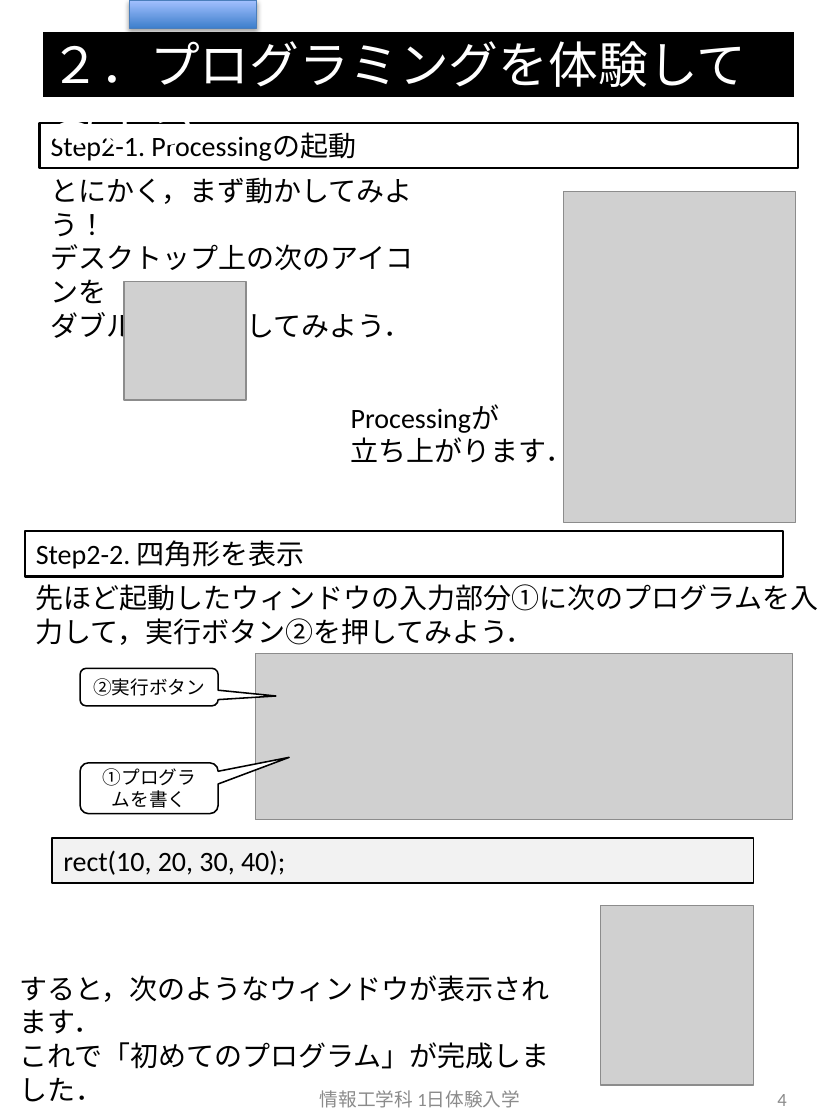
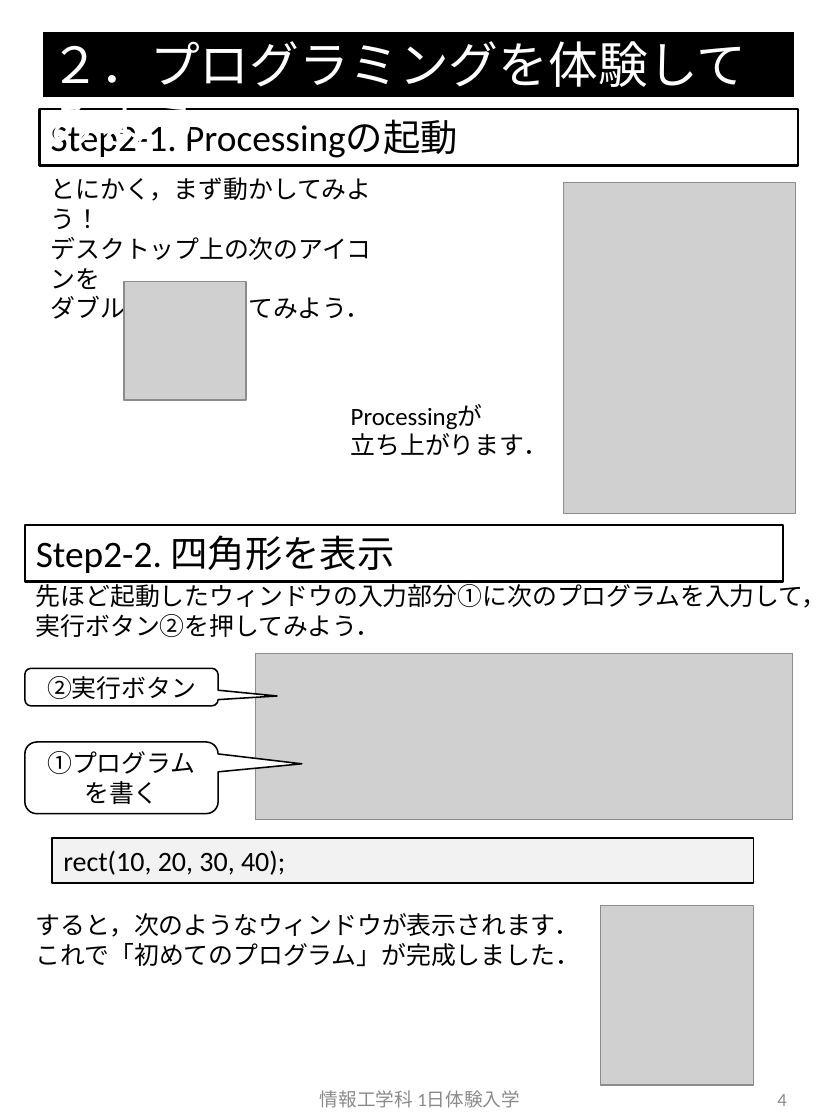
Before and after one commit to crotsu/ShootingGame_Taiken, a slide deck: slide 4 of Document/body.pptx. Drawn at 840x1120 pixels with LibreOffice and Linux fonts; fonts in the diff are those of the drawing; grey boxes stand for pictures. Boxes give left, top, right and bottom in pixels: in the first picture for what was removed or moved away, otherwise in the second. Text is boxed around its words. In the diff, an @@ line names an element or a change of style, - is before the commit and + after.

Commit message:
コンテンツを修正

```diff
--- a/Document/body.pptx
+++ b/Document/body.pptx
@@ rectangle removed at bbox=[129, 0, 256, 28] @@
@@ rectangle "Step2-1. Processingの起動" at bbox=[39, 109, 797, 165]: size 18 to 24 pt @@
@@ rectangle "Step2-1. Processingの起動": place and size @@
-rectangle "Step2-1. Processingの起動" at bbox=[39, 123, 797, 168]
+rectangle "Step2-1. Processingの起動" at bbox=[39, 109, 797, 165]
@@ picture: place and size @@
-picture at bbox=[563, 192, 795, 522]
+picture at bbox=[563, 183, 795, 513]
@@ rectangle "Step2-2. 四角形を表示": place and size @@
-rectangle "Step2-2. 四角形を表示" at bbox=[25, 531, 783, 576]
+rectangle "Step2-2. 四角形を表示" at bbox=[25, 525, 783, 581]
@@ rectangle "Step2-2. 四角形を表示" at bbox=[25, 525, 783, 581]: size 18 to 24 pt @@
@@ rounded speech box "②実行ボタン": place and size @@
-rounded speech box "②実行ボタン" at bbox=[80, 669, 217, 707]
+rounded speech box "②実行ボタン" at bbox=[25, 669, 218, 707]
@@ rounded speech box "②実行ボタン" at bbox=[25, 669, 218, 707]: size 12 to 16 pt; proportions changed @@
@@ rounded speech box "①プログラムを書く" at bbox=[25, 741, 218, 813]: size 12 to 16 pt; proportions changed @@
@@ rounded speech box "①プログラムを書く": place and size @@
-rounded speech box "①プログラムを書く" at bbox=[80, 763, 217, 813]
+rounded speech box "①プログラムを書く" at bbox=[25, 741, 218, 813]
@@ size 18 to 16 pt in 4 elements at bbox=[36, 579, 827, 637], bbox=[351, 404, 548, 455], bbox=[51, 177, 372, 324], bbox=[36, 913, 580, 966] @@
@@ text "すると，次のようなウィンドウが表示されます．": place and size @@
-text "すると，次のようなウィンドウが表示されます．" at bbox=[19, 975, 550, 1102]
+text "すると，次のようなウィンドウが表示されます．" at bbox=[36, 913, 580, 966]
```
Also in this commit, not shown: 5 other slides changed, 5 slides added, 9 other files.
